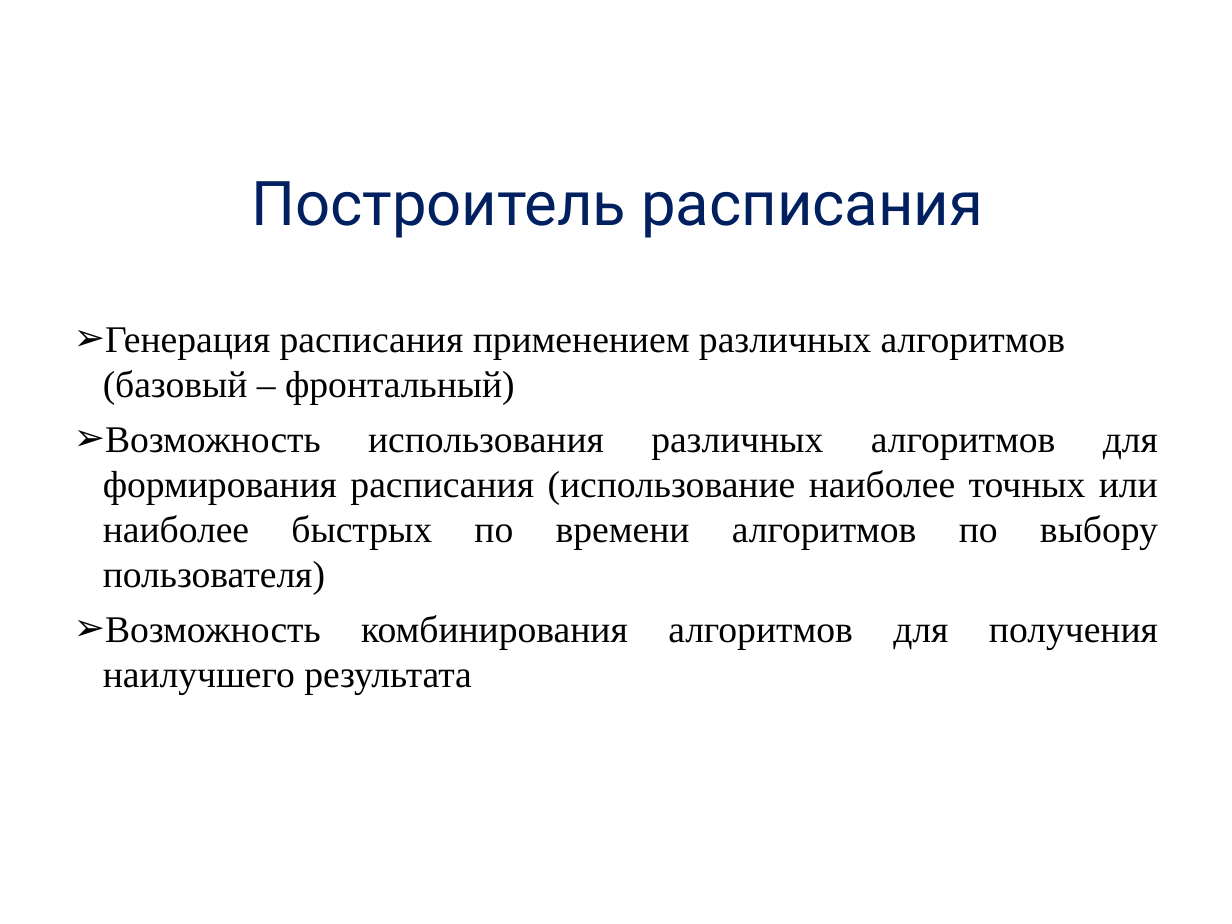
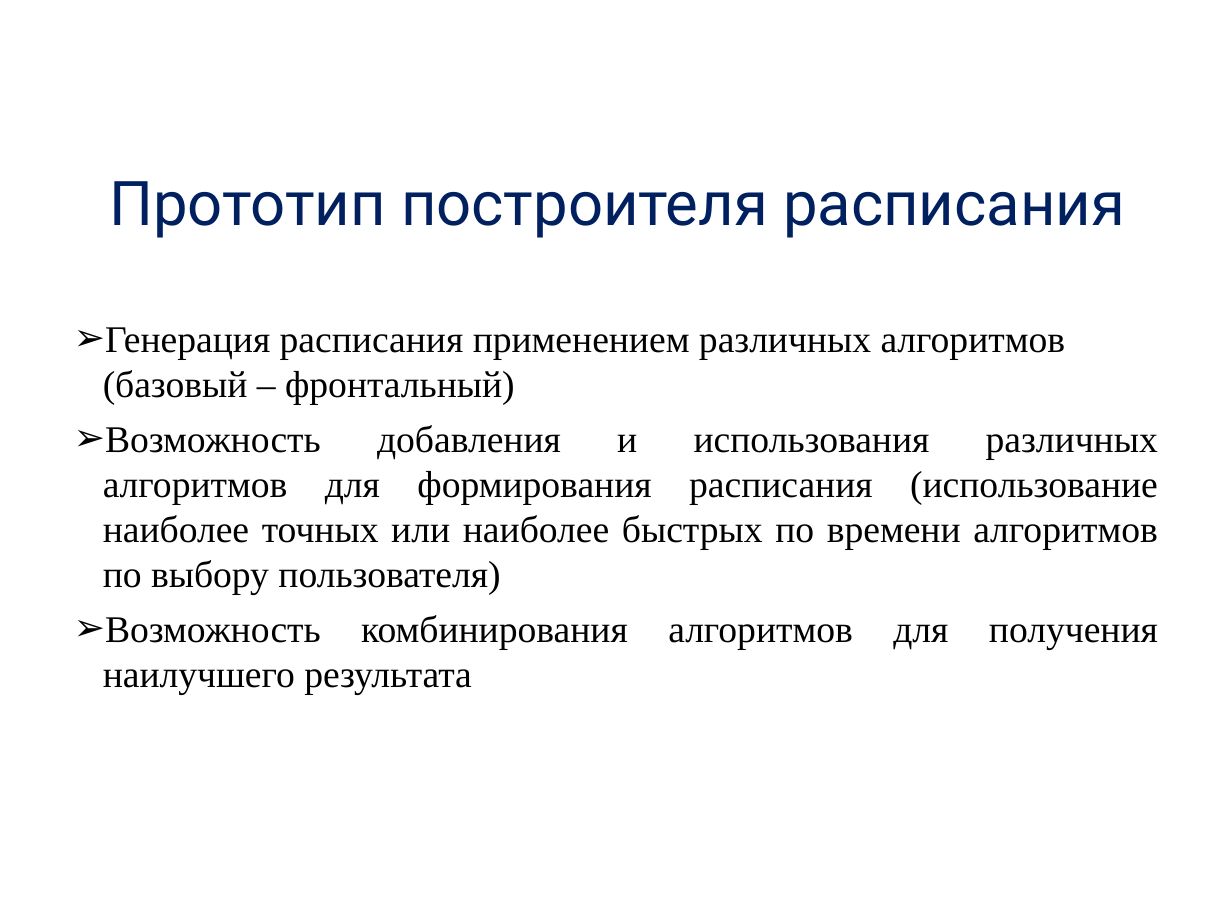
Before and after one commit to alexdegtev/SchedulerTask, a slide deck: slide 7 of Docs/presentation.ppt (slide 9 before the commit). Drawn at 1232x924 pixels with LibreOffice and Linux fonts; fonts in the diff are those of the drawing; background and template pictures are left out. Boxes give left, top, right and bottom in pixels: in the first picture for what was removed or moved away, otherwise in the second. Text is boxed around its words. In the diff, an @@ line names an element or a change of style, - is before the commit and + after.

Commit message:
new version of presentation

```diff
--- a/Docs/presentation.ppt
+++ b/Docs/presentation.ppt
@@ title at (109,181,1125,238): text changed @@
-Построитель расписания
+Прототип построителя расписания
@@ text at (103,425,1158,595): text changed @@
-➢ Возможность использования различных алгоритмов для формирования расписания (использование наиболее точных или наиболее быстрых по времени алгоритмов по выбору пользователя)
+➢ Возможность добавления и использования различных алгоритмов для формирования расписания (использование наиболее точных или наиболее быстрых по времени алгоритмов по выбору пользователя)
```
Also in this commit, not shown: 3 other slides changed, 5 slides added, 6 slides removed.
